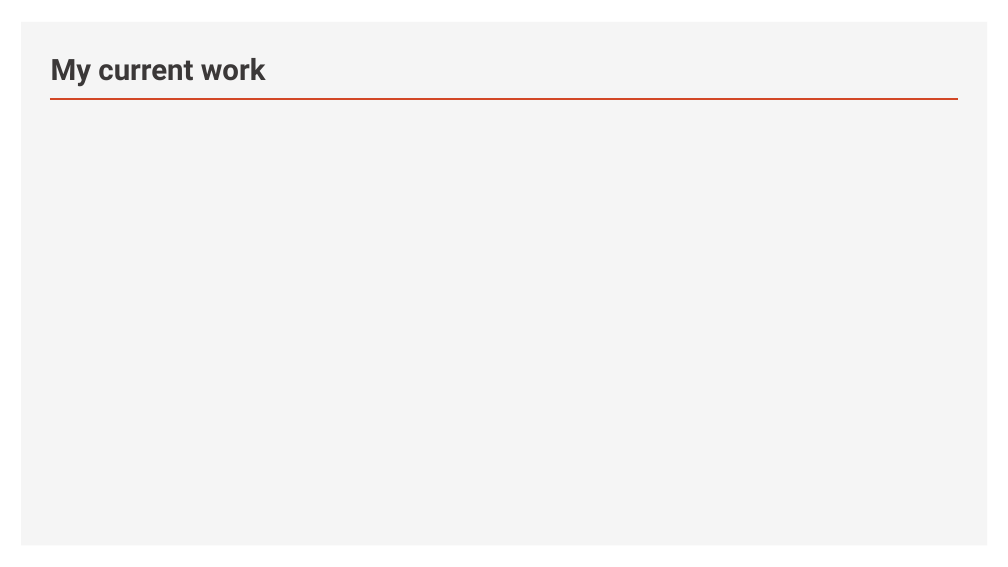
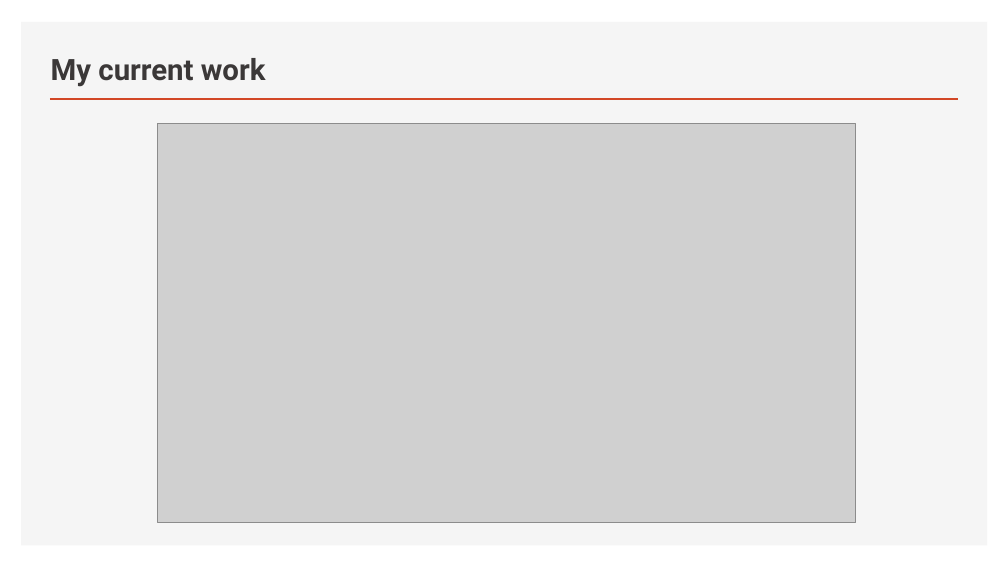
Before and after one commit to truongphucanh/material-classification, a slide deck: slide 11 of summary/slides/main.pptx (slide 8 before the commit). Drawn at 1008x567 pixels with LibreOffice and Linux fonts; fonts in the diff are those of the drawing; grey boxes stand for pictures. Boxes give left, top, right and bottom in pixels: in the first picture for what was removed or moved away, otherwise in the second. Text is boxed around its words. In the diff, an @@ line names an element or a change of style, - is before the commit and + after.

```diff
--- a/summary/slides/main.pptx
+++ b/summary/slides/main.pptx
@@ background #1F1F1F to #FFFFFF @@
@@ picture added at (157,124,855,523) @@
```
Also in this commit, not shown: 11 other slides changed, 5 slides added, 4 slides removed.
